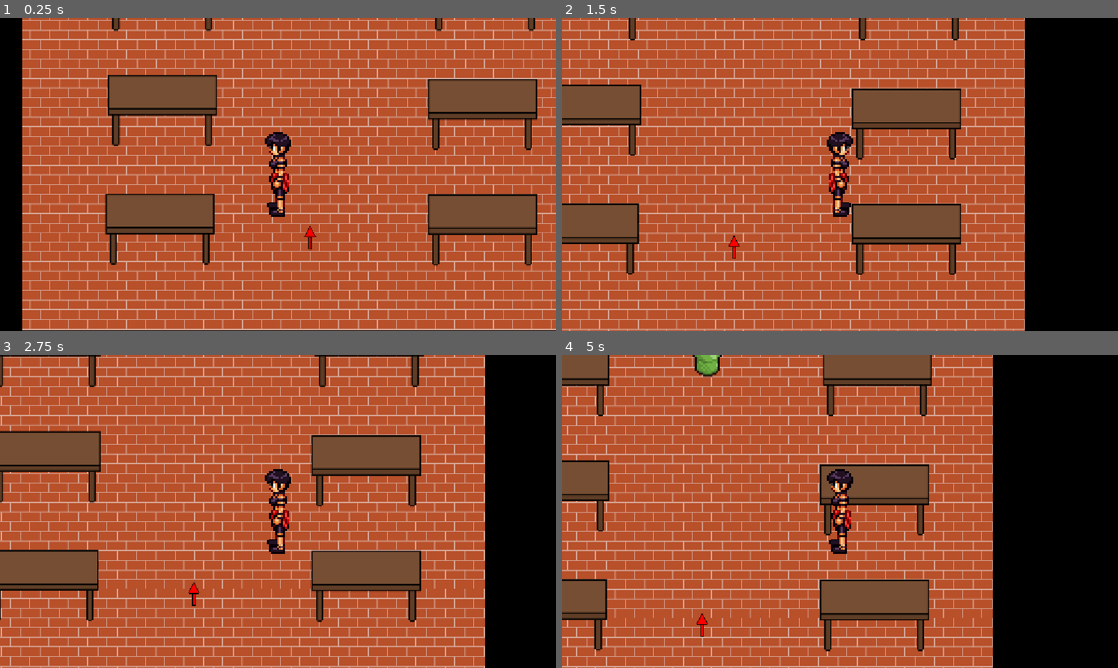
Above: before the commit, frames 1-4 (two rows, left to right).
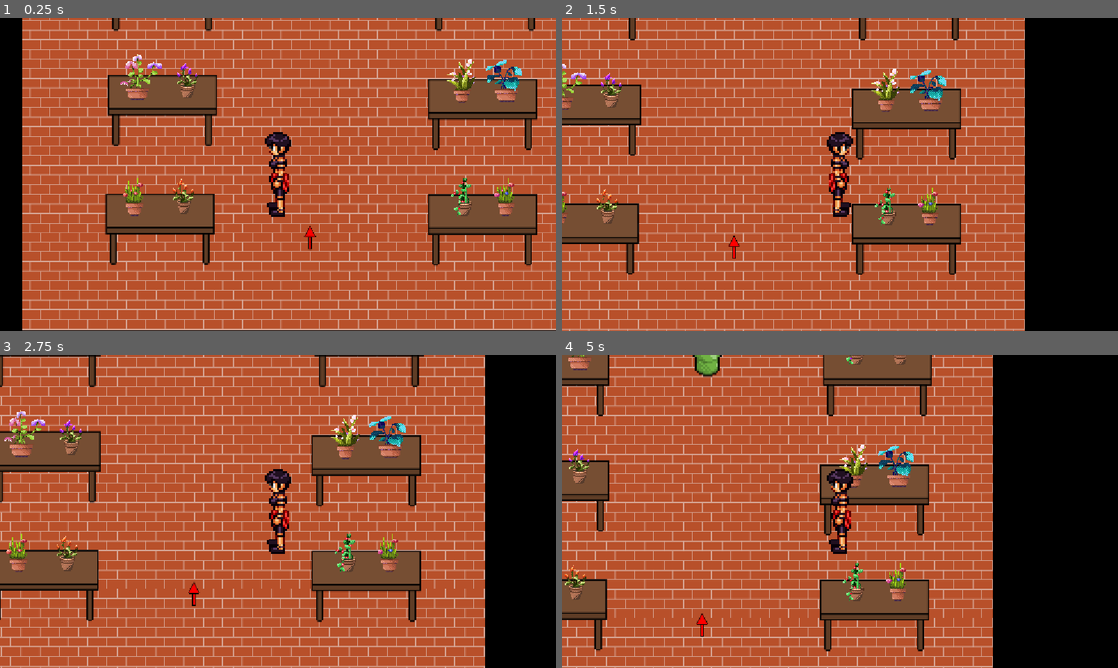
Above: after the commit, the same moments.

Repository: CISC204-S26/hw4-claralg-khardy
Game: Godot game, scene res://Scenes/Greenhouse.tscn
The game is run twice, just before and just after one commit, with the same random seed, the same clock (stepped at 60 frames per second) and the same inputs. This scene is started directly instead of the project's main scene.
Inputs:
- Up to frame 1 (0.25 s): no input
- Up to frame 2 (1.5 s): tap Enter at 0.5 s; hold D (walk_right) from 0.53 s (still down); tap E (interact) at 0.6, 1.35 s; tap W (walk_up) at 0.77 s
- Up to frame 3 (2.75 s): tap W (walk_up) at 1.52 s; release D (walk_right) at 2.03 s; hold A (walk_left) from 2.03 s (still down); tap E (interact) at 2.1 s
- Up to frame 4 (5 s): release A (walk_left) at 2.78 s; hold D (walk_right) 2.78-4.28 s; tap E (interact) at 2.85, 3.6, 4.35 s; tap W (walk_up) at 3.02, 3.77, 4.52 s; hold A (walk_left) from 4.28 s (still down)

The runs differ from the first frame. In frame 1, 2.1% of the frame differs, in the area x 21-94%, y 11-64%; in frame 2, 1.7%; in frame 3, 2.1%, in the area x 0-73%, y 17-70%; in frame 4, 1.7%.

Commit message:
added plants and plant collision boxes to greenhouse

Diff:
--- a/emoh-enog/Scenes/Greenhouse.tscn
+++ b/emoh-enog/Scenes/Greenhouse.tscn
@@ -7,6 +7,33 @@
 [ext_resource type="PackedScene" uid="uid://dg6yt8jbjqcba" path="res://Scenes/player.tscn" id="4_4tkm1"]
 [ext_resource type="Texture2D" uid="uid://cvsvy74q52xkg" path="res://Assets/Sprites/EvilPlant.png" id="4_88u8o"]
 [ext_resource type="PackedScene" uid="uid://dg733nqa2uumq" path="res://Scenes/pointing_arrow.tscn" id="5_4tkm1"]
+[ext_resource type="Texture2D" uid="uid://cp88fakxv3qep" path="res://Assets/Sprites/plant assets karsiori/Flower Pot 1/Flower Pot 1 - RED.png" id="5_88u8o"]
+[ext_resource type="Texture2D" uid="uid://boawqkfjkep34" path="res://Assets/Sprites/plant assets karsiori/Flower Pot 5/Flower Pot 5 - RED.png" id="6_7d6au"]
+[ext_resource type="Texture2D" uid="uid://b8kpwlpx6y0wc" path="res://Assets/Sprites/plant assets karsiori/Flower Pot 5/Flower Pot 5 - COLORFUL.png" id="7_i52j1"]
+[ext_resource type="Texture2D" uid="uid://bscmky3wo4m1c" path="res://Assets/Sprites/plant assets karsiori/Flower Pot 2/Flower Pot 2 - PURPLE.png" id="8_i52j1"]
+[ext_resource type="Texture2D" uid="uid://cfwd65exn40i8" path="res://Assets/Sprites/plant assets karsiori/Flower Pot 3/Flower Pot 3 - RED.png" id="9_iuhxe"]
+[ext_resource type="Texture2D" uid="uid://cxysi1np8sftw" path="res://Assets/Sprites/plant assets karsiori/Flower Pot 2/Flower Pot 2 - RED.png" id="10_ixm7c"]
+[ext_resource type="Texture2D" uid="uid://km6cjss3q4vi" path="res://Assets/Sprites/plant assets karsiori/Flower Pot 6/Flower Pot 6 - PURPLE.png" id="11_4rwoe"]
+[ext_resource type="Texture2D" uid="uid://bqhiifdnrt5cn" path="res://Assets/Sprites/plant assets karsiori/Flower Pot 7/Flower Pot 7 - COLORFUL.png" id="12_g0o4r"]
+[ext_resource type="Texture2D" uid="uid://jlsul7458dep" path="res://Assets/Sprites/plant assets karsiori/Flower Pot 4/Flower Pot 4 - COLORFUL.png" id="13_h3mgp"]
+[ext_resource type="Texture2D" uid="uid://drxiryue7gl6j" path="res://Assets/Sprites/plant assets karsiori/Flower Pot 1/Flower Pot 1 - BLUE.png" id="14_0bro7"]
+[ext_resource type="Texture2D" uid="uid://bk6gg4fnl7llq" path="res://Assets/Sprites/plant assets karsiori/Flower Pot 6/Flower Pot 6 - RED.png" id="15_6xwwm"]
+[ext_resource type="Texture2D" uid="uid://cqs65th2t20mp" path="res://Assets/Sprites/plant assets karsiori/Flower Pot 3/Flower Pot 3 - COLORFUL.png" id="16_dfobr"]
+
+[sub_resource type="RectangleShape2D" id="RectangleShape2D_3blx6"]
+size = Vector2(128, 192)
+
+[sub_resource type="RectangleShape2D" id="RectangleShape2D_dfobr"]
+
+[sub_resource type="RectangleShape2D" id="RectangleShape2D_8xgxa"]
+
+[sub_resource type="RectangleShape2D" id="RectangleShape2D_dsseu"]
+
+[sub_resource type="RectangleShape2D" id="RectangleShape2D_8df8e"]
+
+[sub_resource type="RectangleShape2D" id="RectangleShape2D_ko7f4"]
+
+[sub_resource type="RectangleShape2D" id="RectangleShape2D_gbaaa"]
 
 [node name="Greenhouse" type="Node2D" unique_id=790778910]
 
@@ -238,6 +265,120 @@
 position = Vector2(614, 0)
 texture = ExtResource("4_88u8o")
 
+[node name="Area2D" type="Area2D" parent="Plants/EvilPlant" unique_id=316392420]
+
+[node name="CollisionShape2D" type="CollisionShape2D" parent="Plants/EvilPlant/Area2D" unique_id=517447842]
+position = Vector2(2, 8)
+shape = SubResource("RectangleShape2D_3blx6")
+
+[node name="plant1" type="Sprite2D" parent="Plants" unique_id=2138627882]
+texture_filter = 1
+position = Vector2(240, 40)
+scale = Vector2(2, 2)
+texture = ExtResource("5_88u8o")
+
+[node name="Area2D" type="Area2D" parent="Plants/plant1" unique_id=965339265]
+
+[node name="CollisionShape2D" type="CollisionShape2D" parent="Plants/plant1/Area2D" unique_id=790929495]
+scale = Vector2(2.5, 2.5)
+shape = SubResource("RectangleShape2D_dfobr")
+
+[node name="plant2" type="Sprite2D" parent="Plants" unique_id=135094733]
+texture_filter = 1
+position = Vector2(352, 32)
+scale = Vector2(2, 2)
+texture = ExtResource("6_7d6au")
+
+[node name="plant3" type="Sprite2D" parent="Plants" unique_id=1509882785]
+texture_filter = 1
+position = Vector2(248, 272)
+scale = Vector2(2, 2)
+texture = ExtResource("7_i52j1")
+
+[node name="plant4" type="Sprite2D" parent="Plants" unique_id=73290291]
+texture_filter = 1
+position = Vector2(344, 280)
+scale = Vector2(2, 2)
+texture = ExtResource("8_i52j1")
+
+[node name="Area2D" type="Area2D" parent="Plants/plant4" unique_id=895698747]
+
+[node name="CollisionShape2D" type="CollisionShape2D" parent="Plants/plant4/Area2D" unique_id=477256127]
+scale = Vector2(2.5, 2.5)
+shape = SubResource("RectangleShape2D_8xgxa")
+
+[node name="plant5" type="Sprite2D" parent="Plants" unique_id=2111271241]
+texture_filter = 1
+position = Vector2(232, 520)
+scale = Vector2(2, 2)
+texture = ExtResource("9_iuhxe")
+
+[node name="Area2D" type="Area2D" parent="Plants/plant5" unique_id=295229777]
+
+[node name="CollisionShape2D" type="CollisionShape2D" parent="Plants/plant5/Area2D" unique_id=159263028]
+scale = Vector2(2.5, 2.5)
+shape = SubResource("RectangleShape2D_dsseu")
+
+[node name="plant6" type="Sprite2D" parent="Plants" unique_id=1957094797]
+texture_filter = 1
+position = Vector2(336, 520)
+scale = Vector2(2, 2)
+texture = ExtResource("10_ixm7c")
+
+[node name="plant7" type="Sprite2D" parent="Plants" unique_id=1127109430]
+texture_filter = 1
+position = Vector2(912, 32)
+scale = Vector2(2, 2)
+texture = ExtResource("11_4rwoe")
+
+[node name="plant8" type="Sprite2D" parent="Plants" unique_id=1620431866]
+texture_filter = 1
+position = Vector2(1008, 40)
+scale = Vector2(2, 2)
+texture = ExtResource("12_g0o4r")
+
+[node name="Area2D" type="Area2D" parent="Plants/plant8" unique_id=62090360]
+
+[node name="CollisionShape2D" type="CollisionShape2D" parent="Plants/plant8/Area2D" unique_id=1879659342]
+scale = Vector2(2.5, 2.5)
+shape = SubResource("RectangleShape2D_8df8e")
+
+[node name="plant9" type="Sprite2D" parent="Plants" unique_id=287128383]
+texture_filter = 1
+position = Vector2(912, 280)
+scale = Vector2(2, 2)
+texture = ExtResource("13_h3mgp")
+
+[node name="Area2D" type="Area2D" parent="Plants/plant9" unique_id=751059711]
+
+[node name="CollisionShape2D" type="CollisionShape2D" parent="Plants/plant9/Area2D" unique_id=1357483786]
+scale = Vector2(2.5, 2.5)
+shape = SubResource("RectangleShape2D_ko7f4")
+
+[node name="plant10" type="Sprite2D" parent="Plants" unique_id=1617613941]
+texture_filter = 1
+position = Vector2(1000, 280)
+scale = Vector2(2, 2)
+texture = ExtResource("14_0bro7")
+
+[node name="plant11" type="Sprite2D" parent="Plants" unique_id=809467903]
+texture_filter = 1
+position = Vector2(912, 520)
+scale = Vector2(2, 2)
+texture = ExtResource("15_6xwwm")
+
+[node name="plant12" type="Sprite2D" parent="Plants" unique_id=1642819627]
+texture_filter = 1
+position = Vector2(1001, 520)
+scale = Vector2(2, 2)
+texture = ExtResource("16_dfobr")
+
+[node name="Area2D" type="Area2D" parent="Plants/plant12" unique_id=2071400549]
+
+[node name="CollisionShape2D" type="CollisionShape2D" parent="Plants/plant12/Area2D" unique_id=410588458]
+scale = Vector2(2.5, 2.5)
+shape = SubResource("RectangleShape2D_gbaaa")
+
 [node name="InvisibleWalls" type="Node" parent="." unique_id=91601308]
 
 [node name="InvisibleWalls" parent="InvisibleWalls" unique_id=634904761 instance=ExtResource("3_a277v")]
